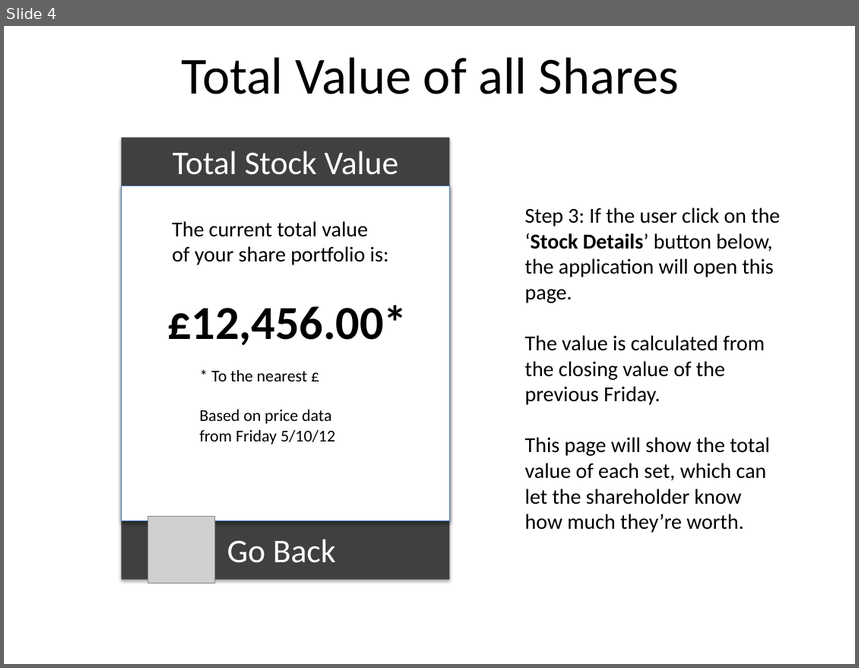
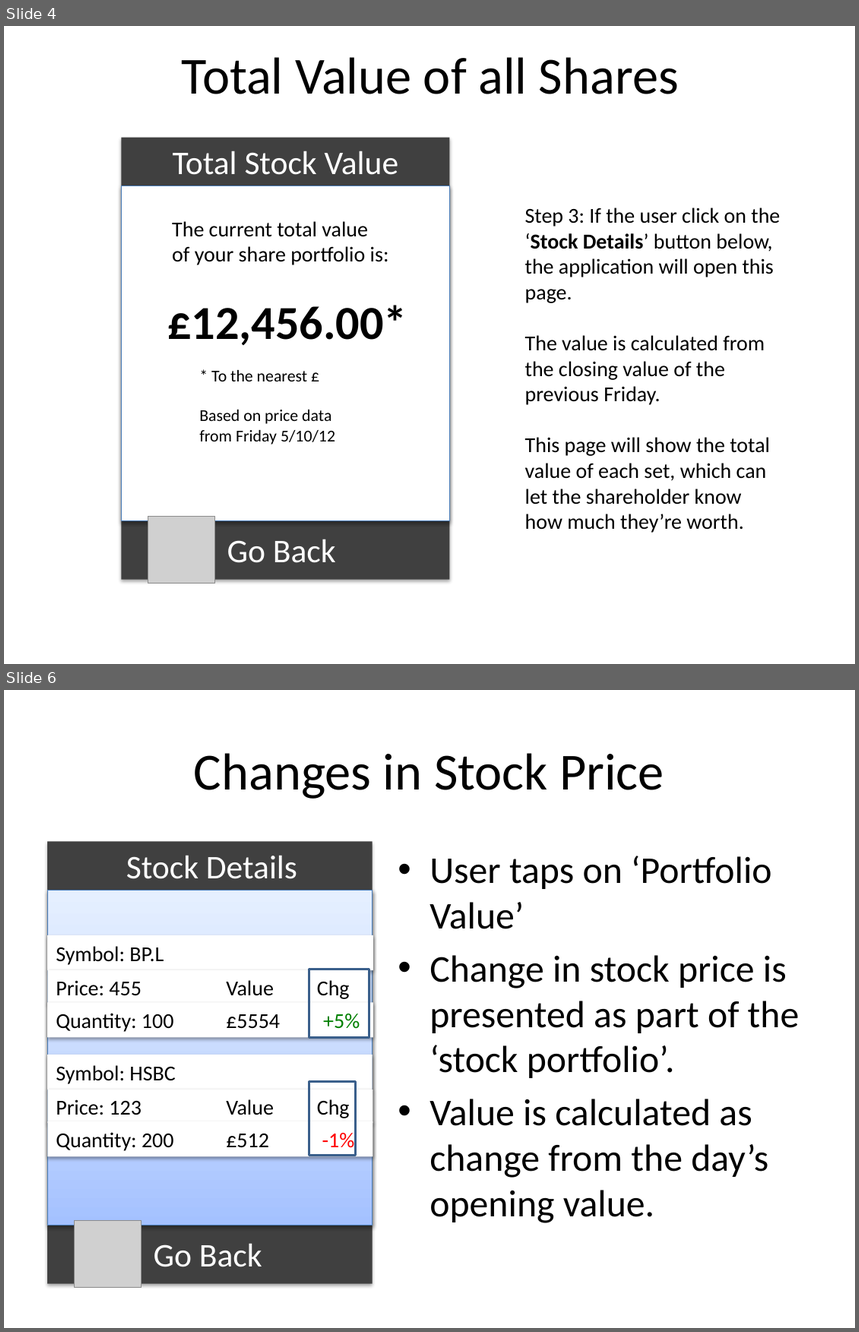
Before and after one commit to SoC-UoD/ELPPA, a slide deck: documents/sprint1/sprint-planning/Stock Tracker Design(with test explanation)- updated.pptx. Shown one above the other, each under a label of ours: slide 4 before the commit, slides 4 and 6 after it; the slides between them are not shown. The pictures are 859x668 and 859x1332 pixels, drawn with LibreOffice and Linux fonts; fonts in the diff are those of the drawing; grey boxes stand for pictures. Boxes give left, top, right and bottom in pixels: in the first picture for what was removed or moved away, otherwise in the second. Text is boxed around its words. In the diff, an @@ line names an element or a change of style, - is before the commit and + after.

```diff
--- a/documents/sprint1/sprint-planning/Stock Tracker Design(with test explanation)- updated.pptx
+++ b/documents/sprint1/sprint-planning/Stock Tracker Design(with test explanation)- updated.pptx
@@ slide 6 added at box(4, 690, 855, 1328), background #FFFFFF @@
@@ title added at box(194, 753, 664, 799), 44 pt, text #000000 @@
+Changes in Stock Price
@@ rectangle added at box(47, 841, 373, 1284), fill #404040 @@
@@ text added at box(126, 855, 297, 879), 28 pt, text #FFFFFF @@
+Stock Details
@@ text added at box(430, 856, 800, 1224), 32 pt, text #000000 @@
+• User taps on ‘Portfolio Value’
+• Change in stock price is presented as part of the ‘stock portfolio’.
+• Value is calculated as change from the day’s opening value.
@@ rectangle added at box(47, 890, 373, 1225), fill gradient #A4C4FF to #BFD4FF to #E6EEFF, outline #4B7EBC 0.75 pt @@
@@ rectangle added at box(47, 935, 373, 970), fill #FFFFFF, 18 pt, text #000000 @@
+Symbol: BP.L
@@ rectangle added at box(47, 971, 369, 1004), fill #FFFFFF, 18 pt, text #000000 @@
+Price: 455 Value Chg
@@ rectangle added at box(309, 969, 369, 1038), outline #3A5F8C 2 pt @@
@@ rectangle added at box(47, 1002, 373, 1037), fill #FFFFFF, 18 pt, text #000000 @@
+Quantity: 100 £5554 +5%
@@ rectangle added at box(47, 1054, 373, 1089), fill #FFFFFF, 18 pt, text #000000 @@
+Symbol: HSBC
@@ rectangle added at box(47, 1090, 373, 1123), fill #FFFFFF, 18 pt, text #000000 @@
+Price: 123 Value Chg
@@ rectangle added at box(309, 1082, 356, 1157), outline #3A5F8C 2 pt @@
@@ rectangle added at box(47, 1122, 373, 1157), fill #FFFFFF, 18 pt, text #000000 @@
+Quantity: 200 £512 -1%
@@ picture added at box(75, 1221, 142, 1288) @@
@@ text added at box(154, 1243, 262, 1268), 28 pt, text #FFFFFF @@
+Go Back
```
Also in this commit, not shown: 2 slides changed, 1 other slide added, 52 other files.
